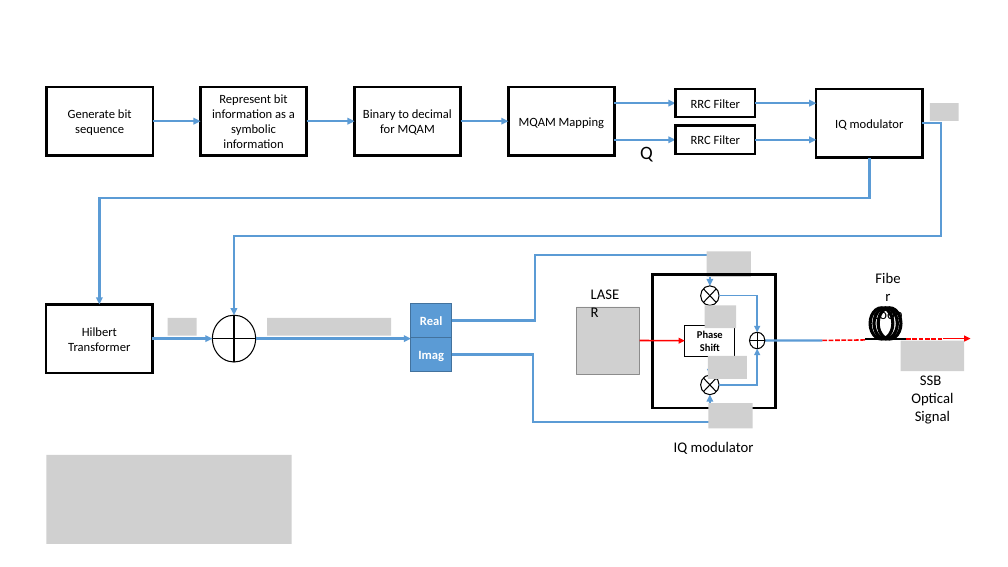
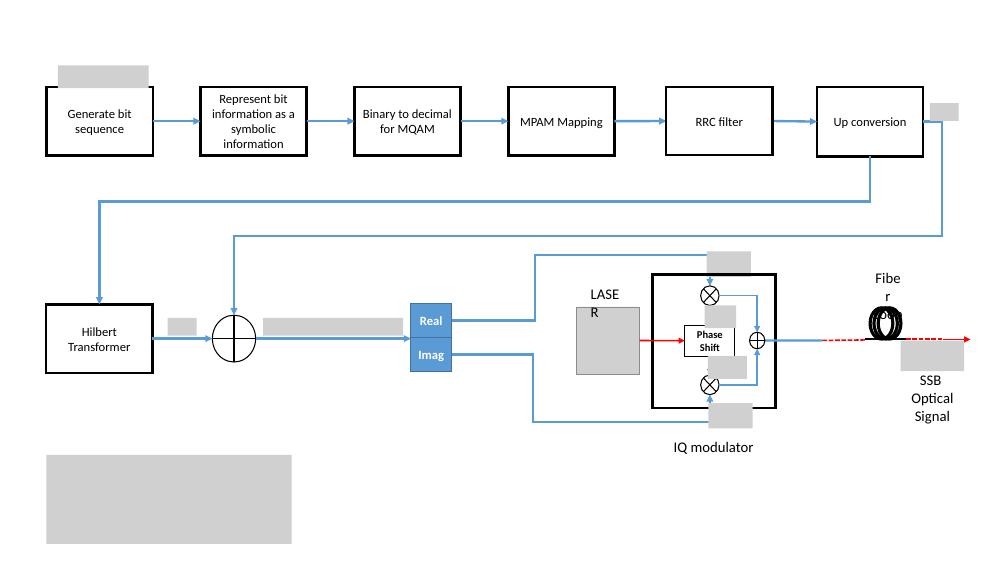
Before and after one commit to romilpatel/LinkPlanner, a slide deck: slide 1 of doc/tex/sdf/simplified_coherent_receiver/figures/Simulation_setup_Tx.pptx. Drawn at 1008x567 pixels with LibreOffice and Linux fonts; fonts in the diff are those of the drawing; grey boxes stand for pictures; background and template pictures are left out. Boxes give left, top, right and bottom in pixels: in the first picture for what was removed or moved away, otherwise in the second. Text is boxed around its words. In the diff, an @@ line names an element or a change of style, - is before the commit and + after.

```diff
--- a/doc/tex/sdf/simplified_coherent_receiver/figures/Simulation_setup_Tx.pptx
+++ b/doc/tex/sdf/simplified_coherent_receiver/figures/Simulation_setup_Tx.pptx
@@ picture added at [58,65,149,88] @@
@@ rectangle "RRC filter": place and size @@
-rectangle "RRC filter" at [675,89,755,117]
+rectangle "RRC filter" at [666,87,772,156]
@@ text in rectangle at [520,117,602,128]: text changed @@
-MQAM Mapping
+MPAM Mapping
@@ text in rectangle at [696,117,743,126]: text changed @@
-RRC Filter
+RRC filter
@@ text in rectangle at [834,117,906,128]: text changed @@
-IQ modulator
+Up conversion
@@ elbow arrow (923, 122) - (234, 315): route changed @@
@@ arrow moved from (615, 103) - (675, 103) to (615, 121) - (666, 121) @@
@@ arrow removed from (615, 140) to (675, 140) @@
@@ text removed at [640,146,653,162] @@
-Q
@@ rectangle removed at [675,126,755,154] @@
-RRC Filter
@@ arrow removed from (755, 140) to (817, 140) @@
@@ arrow moved from (755, 103) - (817, 103) to (773, 121) - (817, 122) @@
@@ elbow arrow (870, 157) - (99, 305): route changed @@
@@ picture: place and size @@
-picture at [267,318,391,337]
+picture at [263,318,403,337]
```
Also in this commit, not shown: 7 other files.
